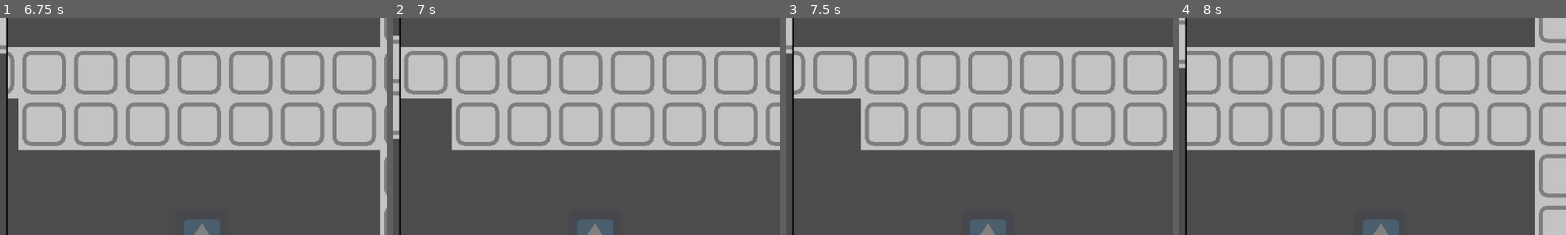
Above: before the commit, frames 1-4 (left to right).
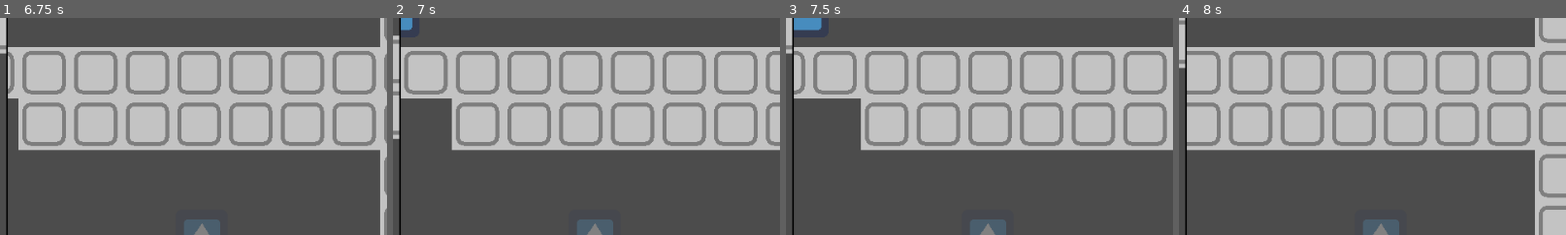
Above: after the commit, the same moments.

Repository: rakthalekk/ghosts-vs-skeletons
Game: Godot game, scene res://src/Main.tscn
Same seed, same stepped clock (60 frames per second), same inputs: the game is played once before the commit and once after it. The engine's default icon, where the game draws it, is replaced by a stand-in: a white triangle on a blue panel in a dark square.
Inputs:
- Up to frame 1 (6.75 s): hold Right (ghost_move_right) 0.53-2.03 s; tap W (skeleton_jump) at 0.77, 1.52, 3.02, 3.77, 4.52, 6.02 s; hold Left (ghost_move_left) 2.03-2.78 s; hold Right (ghost_move_right) 2.78-4.28 s; hold Left (ghost_move_left) 4.28-5.03 s; hold Right (ghost_move_right) 5.03-5.78 s; hold Left (ghost_move_left) from 5.78 s (still down)
- Up to frame 2 (7 s): keep holding Left (ghost_move_left); tap W (skeleton_jump) at 6.77 s
- Up to frame 3 (7.5 s): release Left (ghost_move_left) at 7.28 s; hold Right (ghost_move_right) from 7.28 s (still down)
- Up to frame 4 (8 s): keep holding Right (ghost_move_right); tap W (skeleton_jump) at 7.52 s
The pictures show only the part of the screen within x 49-99%, y 0-50%; the shares and areas given below are measured in that part.

Frame 1 is identical in both runs. In frame 2, 0.2% of the frame differs, in the area x 2-6%, y 0-6%; in frame 3, 0.4%, in the area x 2-10%, y 0-6%; in frame 4, nothing differs.

Commit message:
Cross and Holy Water Pickups Implemented

Diff:
--- a/GhostsVsSkeletons/project.godot
+++ b/GhostsVsSkeletons/project.godot
@@ -9,13 +9,37 @@
 config_version=4
 
 _global_script_classes=[ {
+"base": "Area2D",
+"class": "Cross",
+"language": "GDScript",
+"path": "res://src/Cross.gd"
+}, {
+"base": "KinematicBody2D",
+"class": "GhostPlayer",
+"language": "GDScript",
+"path": "res://src/GhostPlayer.gd"
+}, {
 "base": "KinematicBody2D",
 "class": "GroundedActor",
 "language": "GDScript",
 "path": "res://src/GroundedActor.gd"
+}, {
+"base": "Area2D",
+"class": "HolyWater",
+"language": "GDScript",
+"path": "res://src/HolyWater.gd"
+}, {
+"base": "GroundedActor",
+"class": "SkeletonPlayer",
+"language": "GDScript",
+"path": "res://src/SkeletonPlayer.gd"
 } ]
 _global_script_class_icons={
-"GroundedActor": ""
+"Cross": "",
+"GhostPlayer": "",
+"GroundedActor": "",
+"HolyWater": "",
+"SkeletonPlayer": ""
 }
 
 [application]
@@ -76,6 +100,7 @@
 2d_physics/layer_1="environment"
 2d_physics/layer_2="skeleton"
 2d_physics/layer_3="ghost"
+2d_physics/layer_5="item"
 
 [physics]
 
--- /dev/null
+++ b/GhostsVsSkeletons/src/Cross.gd
@@ -0,0 +1,7 @@
+class_name Cross
+extends Area2D
+#Pickup that slows down skeleton when picked up by ghost
+
+func _on_Cross_body_entered(body):
+	body.get_cross()
+	queue_free()
--- /dev/null
+++ b/GhostsVsSkeletons/src/Cross.tscn
@@ -0,0 +1,20 @@
+[gd_scene load_steps=4 format=2]
+
+[ext_resource path="res://src/Cross.gd" type="Script" id=1]
+[ext_resource path="res://icon.png" type="Texture" id=2]
+
+[sub_resource type="CircleShape2D" id=1]
+radius = 45.0
+
+[node name="Cross" type="Area2D"]
+collision_layer = 0
+collision_mask = 4
+script = ExtResource( 1 )
+
+[node name="CollisionShape2D" type="CollisionShape2D" parent="."]
+shape = SubResource( 1 )
+
+[node name="Sprite" type="Sprite" parent="."]
+texture = ExtResource( 2 )
+
+[connection signal="body_entered" from="." to="." method="_on_Cross_body_entered"]
--- a/GhostsVsSkeletons/src/GhostPlayer.gd
+++ b/GhostsVsSkeletons/src/GhostPlayer.gd
@@ -1,5 +1,5 @@
+class_name GhostPlayer
 extends KinematicBody2D
-
 
 export(Vector2) var speed = Vector2(200, 200)
 
@@ -18,3 +18,12 @@
 func get_direction():
 	direction = Vector2(Input.get_action_strength("ghost_move_right") - Input.get_action_strength("ghost_move_left"),
 		Input.get_action_strength("ghost_move_down") - Input.get_action_strength("ghost_move_up")).normalized()
+
+func get_cross():
+	var skeleton = get_parent().get_node("SkeletonPlayer")
+	skeleton.speed.x = 200
+	$Timer.start(5)
+
+func _on_Timer_timeout():
+	var skeleton = get_parent().get_node("SkeletonPlayer")
+	skeleton.speed.x = 400
--- a/GhostsVsSkeletons/src/GhostPlayer.tscn
+++ b/GhostsVsSkeletons/src/GhostPlayer.tscn
@@ -17,3 +17,8 @@
 [node name="Sprite" type="Sprite" parent="."]
 modulate = Color( 1, 1, 1, 0.290196 )
 texture = ExtResource( 1 )
+
+[node name="Timer" type="Timer" parent="."]
+one_shot = true
+
+[connection signal="timeout" from="Timer" to="." method="_on_Timer_timeout"]
--- /dev/null
+++ b/GhostsVsSkeletons/src/HolyWater.gd
@@ -0,0 +1,9 @@
+class_name HolyWater
+extends Area2D
+#Pickup that slows down ghost when picked up by skeleton
+
+
+
+func _on_HolyWater_body_entered(body):
+	body.get_holy_water()
+	queue_free()
--- /dev/null
+++ b/GhostsVsSkeletons/src/HolyWater.tscn
@@ -0,0 +1,20 @@
+[gd_scene load_steps=4 format=2]
+
+[ext_resource path="res://icon.png" type="Texture" id=1]
+[ext_resource path="res://src/HolyWater.gd" type="Script" id=2]
+
+[sub_resource type="CircleShape2D" id=1]
+radius = 43.0116
+
+[node name="HolyWater" type="Area2D"]
+collision_layer = 0
+collision_mask = 2
+script = ExtResource( 2 )
+
+[node name="CollisionShape2D" type="CollisionShape2D" parent="."]
+shape = SubResource( 1 )
+
+[node name="Sprite" type="Sprite" parent="."]
+texture = ExtResource( 1 )
+
+[connection signal="body_entered" from="." to="." method="_on_HolyWater_body_entered"]
--- a/GhostsVsSkeletons/src/Main.tscn
+++ b/GhostsVsSkeletons/src/Main.tscn
@@ -24,6 +24,7 @@
 [node name="Map" parent="HBoxContainer/ViewportContainer/Viewport" instance=ExtResource( 1 )]
 
 [node name="Camera2D" type="Camera2D" parent="HBoxContainer/ViewportContainer/Viewport"]
+visible = false
 current = true
 
 [node name="ColorRect" type="ColorRect" parent="HBoxContainer"]
--- a/GhostsVsSkeletons/src/Map.tscn
+++ b/GhostsVsSkeletons/src/Map.tscn
@@ -1,9 +1,11 @@
-[gd_scene load_steps=7 format=2]
+[gd_scene load_steps=9 format=2]
 
 [ext_resource path="res://src/GhostPlayer.tscn" type="PackedScene" id=1]
 [ext_resource path="res://src/SkeletonPlayer.tscn" type="PackedScene" id=2]
 [ext_resource path="res://assets/tileset_placeholder.png" type="Texture" id=3]
 [ext_resource path="res://src/Stairs.tscn" type="PackedScene" id=4]
+[ext_resource path="res://src/Cross.tscn" type="PackedScene" id=5]
+[ext_resource path="res://src/HolyWater.tscn" type="PackedScene" id=6]
 
 [sub_resource type="ConvexPolygonShape2D" id=2]
 points = PoolVector2Array( 0, 0, 64, 0, 64, 64, 0, 64 )
@@ -45,3 +47,9 @@
 tile_data = PoolIntArray( 0, 0, 0, 1, 0, 0, 2, 0, 0, 3, 0, 0, 4, 0, 0, 5, 0, 0, 6, 0, 0, 7, 0, 0, 8, 0, 0, 9, 0, 0, 10, …(2085 unchanged characters)…
 
 [node name="Stairs" parent="." instance=ExtResource( 4 )]
+
+[node name="Cross" parent="." instance=ExtResource( 5 )]
+position = Vector2( 1336, 1428 )
+
+[node name="HolyWater" parent="." instance=ExtResource( 6 )]
+position = Vector2( 961, 1559 )
--- a/GhostsVsSkeletons/src/SkeletonPlayer.gd
+++ b/GhostsVsSkeletons/src/SkeletonPlayer.gd
@@ -1,5 +1,5 @@
+class_name SkeletonPlayer
 extends GroundedActor
-
 
 # Called when the node enters the scene tree for the first time.
 func _ready():
@@ -35,3 +35,12 @@
 	if is_jump_interrupted:
 		v.y *= 0.5
 	return v
+
+func get_holy_water():
+	var ghost = get_parent().get_node("GhostPlayer")
+	ghost.speed = Vector2(100, 100)
+	$Timer.start(5)
+
+func _on_Timer_timeout():
+	var ghost = get_parent().get_node("GhostPlayer")
+	ghost.speed = Vector2(200, 200)
--- a/GhostsVsSkeletons/src/SkeletonPlayer.tscn
+++ b/GhostsVsSkeletons/src/SkeletonPlayer.tscn
@@ -16,3 +16,12 @@
 
 [node name="Sprite" type="Sprite" parent="."]
 texture = ExtResource( 1 )
+
+[node name="Gun" type="Position2D" parent="Sprite"]
+position = Vector2( 29, -1 )
+
+[node name="Cooldown" type="Timer" parent="Sprite/Gun"]
+
+[node name="Timer" type="Timer" parent="."]
+
+[connection signal="timeout" from="Timer" to="." method="_on_Timer_timeout"]
Not shown, added: GhostsVsSkeletons/assets/Standing Ghost.png.import
Not shown, added: GhostsVsSkeletons/assets/Standing Skull.png.import
